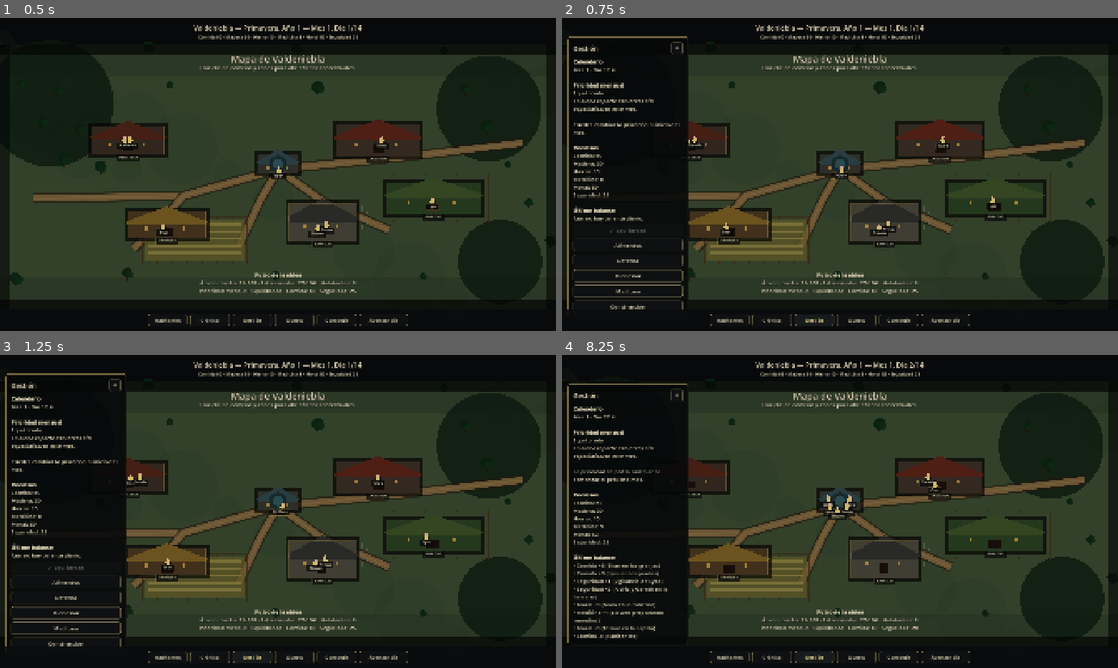
Above: before the commit, frames 1-4 (two rows, left to right).
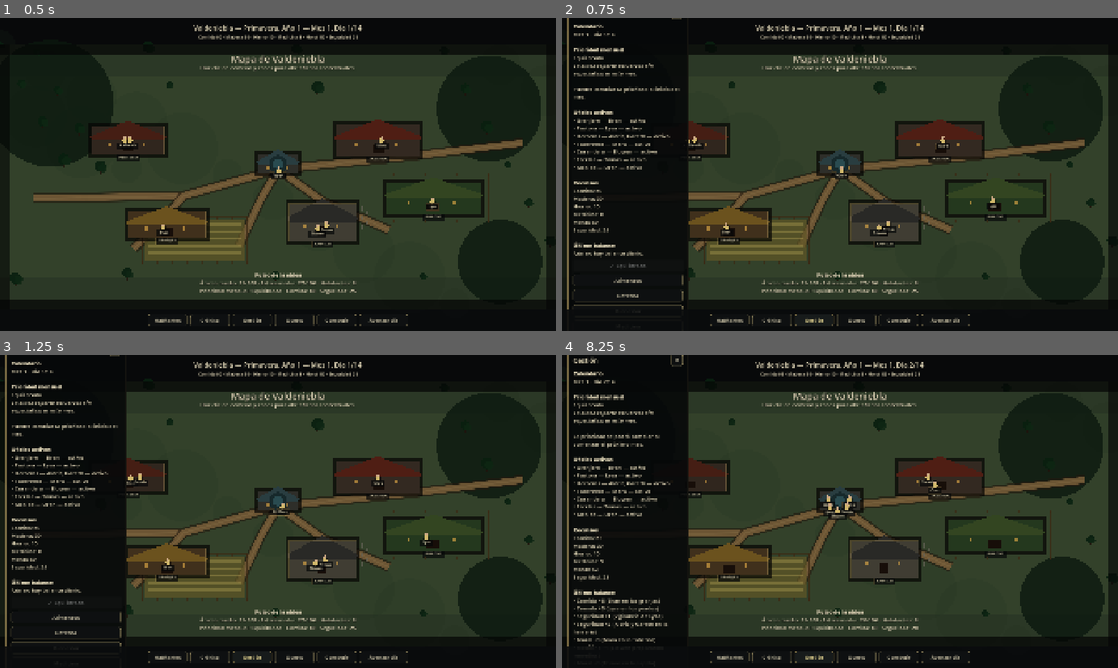
Above: after the commit, the same moments.

Repository: Nachobt98/valdeniebla
Game: Godot game, scene res://main.tscn
Same seed, same stepped clock (60 frames per second), same inputs: the game is played once before the commit and once after it.
Inputs:
- Up to frame 1 (0.5 s): no input
- Up to frame 2 (0.75 s): click "Gestión" at 0.5 s
- Up to frame 3 (1.25 s): no input
- Up to frame 4 (8.25 s): click "Avanzar día" at 1.25 s; click "×" at 2 s; click "Habitantes" at 2.75 s; click "Crónica" at 3.5 s; click "Quests" at 4.25 s; click "Construir" at 5 s; click "×" at 5.75 s; click "Habitantes" at 6.5 s; click "Crónica" at 7.25 s; click "Gestión" at 8 s

Frame 1 is identical in both runs. In frame 2, 4.2% of the frame differs, in the area x 0-23%, y 0-94%; in frame 3, 4.2%; in frame 4, 5.0%, in the area x 0-55%, y 0-94%.

Commit message:
Apply job state effects and show active jobs
Merge PR #13: apply job state effects and show active jobs in management.

Diff:
--- a/data/resource_database.gd
+++ b/data/resource_database.gd
@@ -32,6 +32,7 @@
 		for effect: Dictionary in job.get("daily_effects", []):
 			var rule := effect.duplicate(true)
 			rule["description"] = job.get("description", "")
+			rule["workers"] = job.get("workers", [])
 			if job.has("requires_resource"):
 				rule["requires_resource"] = job["requires_resource"]
 				rule["requires_minimum"] = job.get("requires_minimum", 1)
--- a/main.gd
+++ b/main.gd
@@ -461,6 +461,9 @@
 		text += "\nPuedes cambiar la prioridad al inicio del mes.\n"
 	else:
 		text += "\nLa prioridad se podrá cambiar al comenzar el próximo mes.\n"
+	text += "\n[b]Oficios activos[/b]\n"
+	for line: String in village_state.get_job_summary_lines():
+		text += "%s\n" % line
 	text += "\n[b]Recursos[/b]\n"
 	for resource_name: String in ResourceDatabase.get_resource_order():
 		text += "%s: %d\n" % [String(ResourceDatabase.get_resource_labels().get(resource_name, resource_name)), village_state.get_resource(resource_name)]
--- a/scripts/village_state.gd
+++ b/scripts/village_state.gd
@@ -1,6 +1,7 @@
 extends RefCounted
 
 const DAYS_PER_MONTH := 14
+const JobDatabase = preload("res://data/job_database.gd")
 
 var day: int = 1
 var day_of_month: int = 1
@@ -16,6 +17,7 @@
 var event_history: Array[Dictionary] = []
 var resources: Dictionary = {}
 var last_daily_resource_changes: Array[Dictionary] = []
+var last_daily_job_summaries: Array[Dictionary] = []
 
 func setup(initial_npc_order: Array[String], initial_npcs: Dictionary, initial_resources: Dictionary = {}, initial_strategy_id: String = "balanced", initial_buildings: Dictionary = {}) -> void:
 	npc_order = initial_npc_order.duplicate(true)
@@ -27,6 +29,7 @@
 	decision_event_history.clear()
 	pending_decision_event.clear()
 	last_daily_resource_changes.clear()
+	last_daily_job_summaries.clear()
 
 func advance_day() -> void:
 	day += 1
@@ -35,6 +38,7 @@
 		day_of_month = 1
 		month += 1
 	last_daily_resource_changes.clear()
+	last_daily_job_summaries.clear()
 
 func is_start_of_month() -> bool:
 	return day_of_month == 1
@@ -67,6 +71,8 @@
 		for target_id: String in npc_order:
 			change_state(target_id, state_name, delta)
 		return
+	if not npcs.has(npc_id):
+		return
 	var state: Dictionary = npcs[npc_id]["state"]
 	state[state_name] = int(clamp(int(state.get(state_name, 0)) + delta, 0, 100))
 
@@ -86,6 +92,7 @@
 	for rule: Dictionary in resource_database.get_daily_production_rules():
 		if can_apply_resource_rule(rule):
 			change_resource(String(rule["resource"]), int(rule["delta"]), String(rule["source"]))
+	apply_daily_job_state_effects()
 	apply_food_consumption()
 	for rule: Dictionary in resource_database.get_periodic_cost_rules():
 		var every_days: int = int(rule.get("every_days", 1))
@@ -94,6 +101,49 @@
 	if strategy_database != null:
 		apply_monthly_strategy_effects(strategy_database)
 	apply_low_resource_pressure()
+
+func apply_daily_job_state_effects() -> void:
+	for job_id: String in JobDatabase.get_job_order():
+		var job: Dictionary = JobDatabase.get_job(job_id)
+		var status := get_job_status(job)
+		last_daily_job_summaries.append({"job": job.get("name", job_id), "status": status, "workers": get_job_worker_names(job)})
+		if status == "bloqueado":
+			for worker_id: String in job.get("workers", []):
+				change_state(worker_id, "estrés", 2)
+			change_resource("moral", -1, "%s bloqueado" % String(job.get("name", "Oficio")))
+			continue
+		for effect: Dictionary in job.get("state_effects", []):
+			change_state(String(effect.get("target", "all")), String(effect.get("state", "")), int(effect.get("delta", 0)))
+		var stress_delta := int(job.get("stress_delta", 0))
+		if stress_delta != 0:
+			for worker_id: String in job.get("workers", []):
+				change_state(worker_id, "estrés", stress_delta)
+
+func get_job_status(job: Dictionary) -> String:
+	if job.has("requires_resource") and get_resource(String(job.get("requires_resource", ""))) < int(job.get("requires_minimum", 1)):
+		return "bloqueado"
+	for worker_id: String in job.get("workers", []):
+		if not npcs.has(worker_id):
+			return "bloqueado"
+		var state: Dictionary = npcs[worker_id].get("state", {})
+		if int(state.get("salud", 100)) <= 15:
+			return "bloqueado"
+		if int(state.get("estrés", 0)) >= 70 or int(state.get("salud", 100)) <= 35:
+			return "riesgo"
+	return "activo"
+
+func get_job_worker_names(job: Dictionary) -> String:
+	var names: Array[String] = []
+	for worker_id: String in job.get("workers", []):
+		names.append(String(npcs.get(worker_id, {}).get("name", worker_id)))
+	return ", ".join(names)
+
+func get_job_summary_lines() -> Array[String]:
+	var lines: Array[String] = []
+	for job_id: String in JobDatabase.get_job_order():
+		var job: Dictionary = JobDatabase.get_job(job_id)
+		lines.append("• %s — %s — %s" % [String(job.get("name", job_id)), get_job_worker_names(job), get_job_status(job)])
+	return lines
 
 func apply_monthly_strategy_effects(strategy_database) -> void:
 	var strategy: Dictionary = strategy_database.get_strategy(current_strategy_id)
@@ -106,6 +156,13 @@
 			change_state(npc_id, state_name, int(state_modifiers[state_name]))
 
 func can_apply_resource_rule(rule: Dictionary) -> bool:
+	if rule.has("workers"):
+		for worker_id: String in rule.get("workers", []):
+			if not npcs.has(worker_id):
+				return false
+			var state: Dictionary = npcs[worker_id].get("state", {})
+			if int(state.get("salud", 100)) <= 15:
+				return false
 	if rule.has("requires_resource"):
 		var required_resource: String = String(rule["requires_resource"])
 		var required_minimum: int = int(rule.get("requires_minimum", 1))
